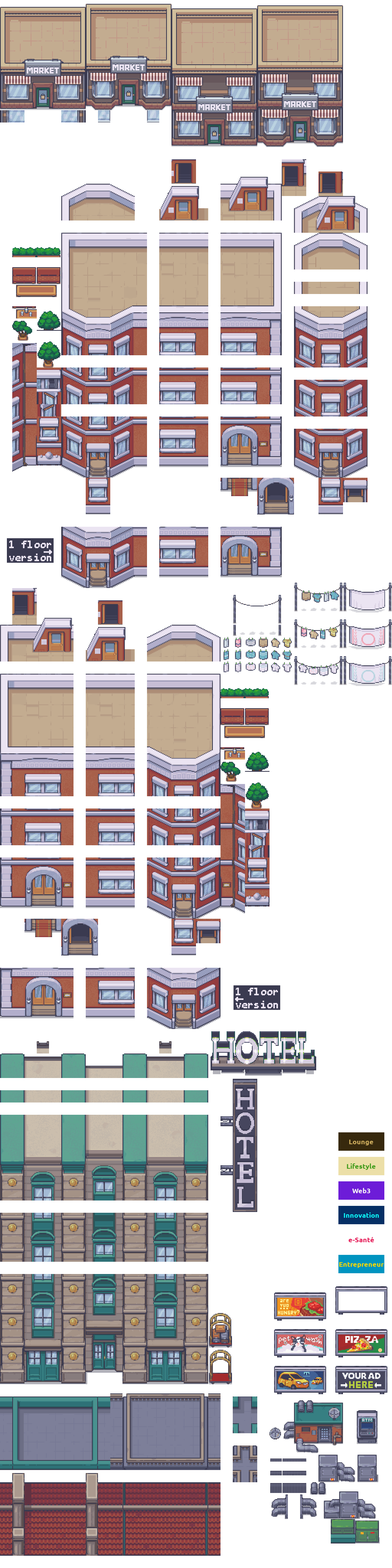
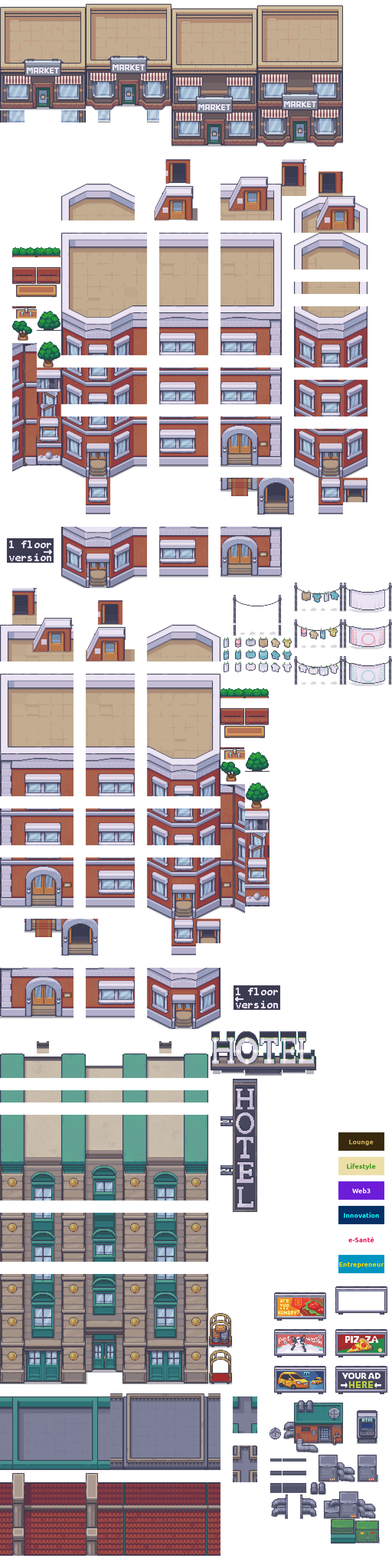
Before/after of a 392×1568 layered artwork. What changed in the layer stack:
painted on "LimeZu_Exteriors_Buildings_2.png" over [154,159,209,221]
